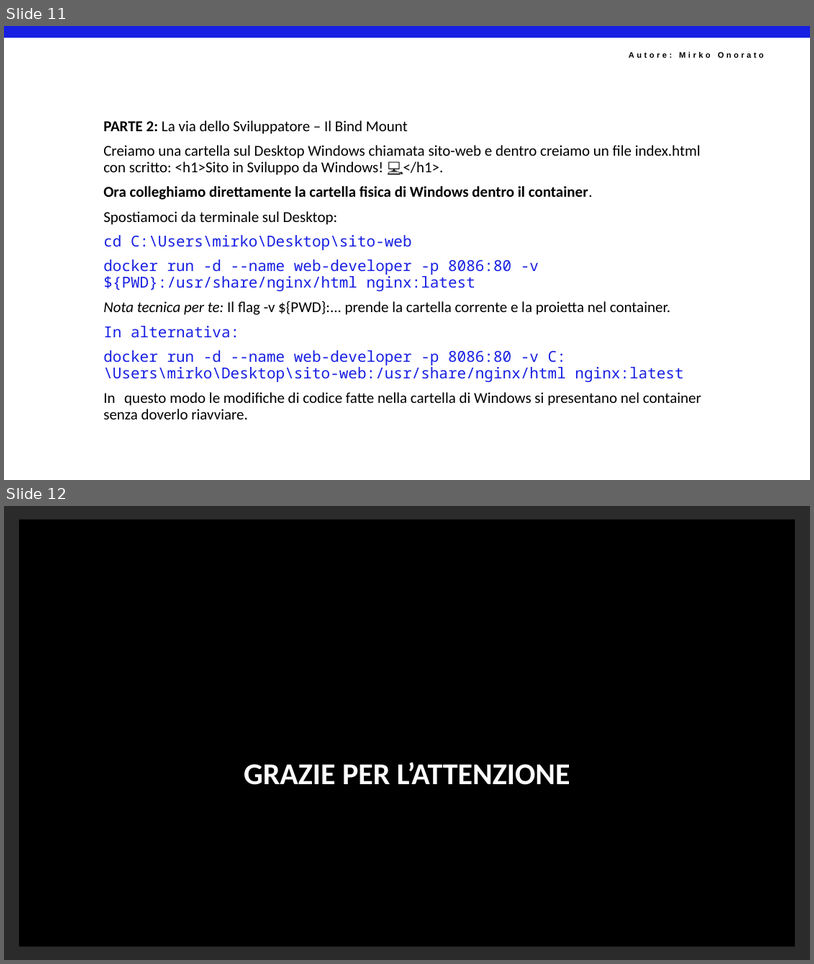
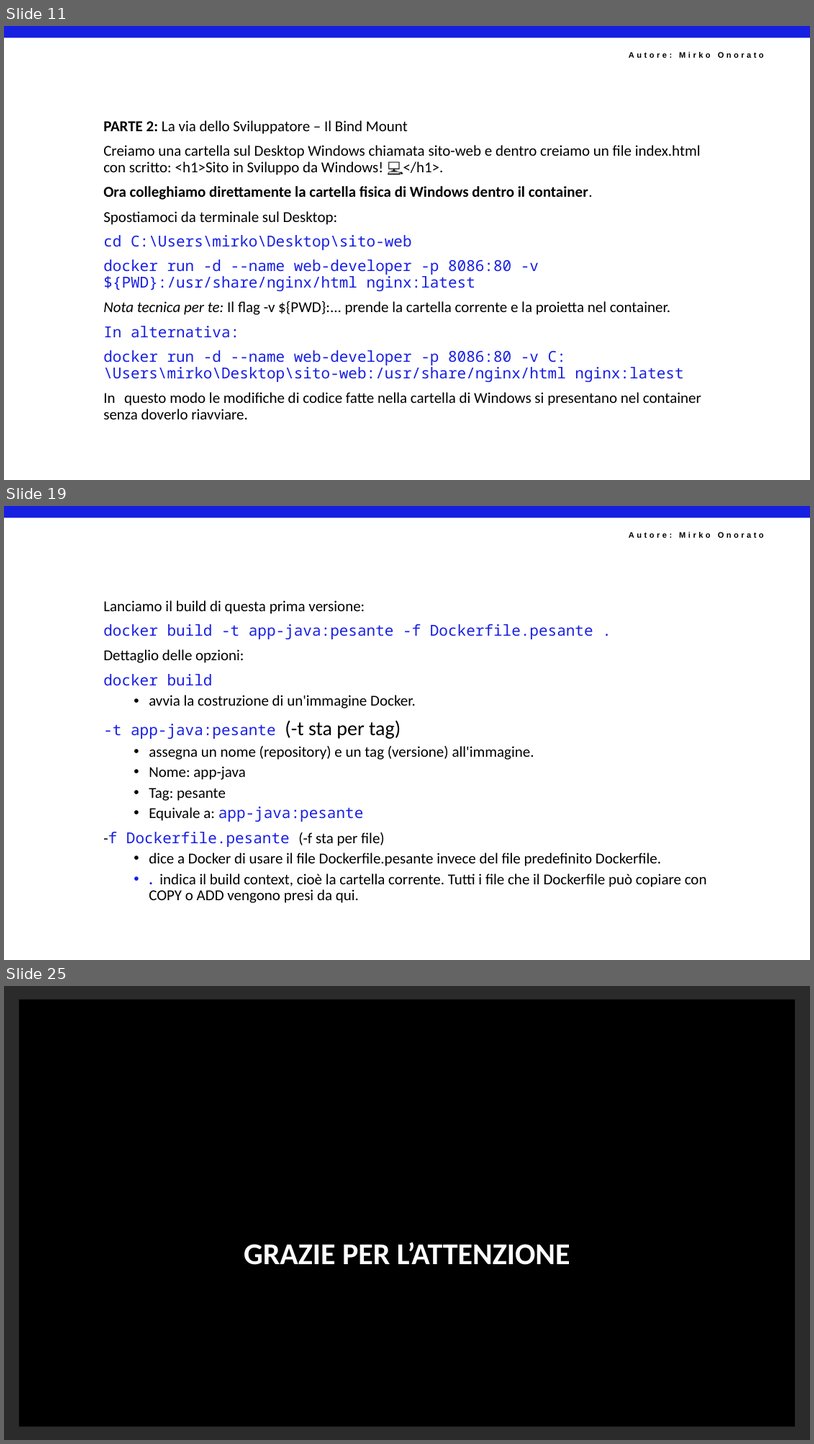
Before and after one commit to mirkoSkF/Docker-Labs, a slide deck: Raccolta esercizi - Docker Atomo.pptx. Shown one above the other, each under a label of ours: slides 11 and 12 before the commit, slides 11, 19 and 25 after it; the slides between them are not shown. The pictures are 814x964 and 814x1444 pixels, drawn with LibreOffice and Linux fonts; fonts in the diff are those of the drawing; background and template pictures are left out; a plain dark background stands for a picture behind light text. Boxes give left, top, right and bottom in pixels: in the first picture for what was removed or moved away, otherwise in the second. Text is boxed around its words. In the diff, an @@ line names an element or a change of style, - is before the commit and + after.

```diff
--- a/Raccolta esercizi - Docker Atomo.pptx
+++ b/Raccolta esercizi - Docker Atomo.pptx
@@ slide 19 added at bbox=[4, 506, 810, 960], background #FFFFFF; not listed: 2 template elements that a slide beside it also shows @@
@@ text added at bbox=[103, 600, 707, 903], 18 pt, text #000000 @@
+Lanciamo il build di questa prima versione:
+docker build -t app-java:pesante -f Dockerfile.pesante .
+Dettaglio delle opzioni:
+docker build
+  • avvia la costruzione di un'immagine Docker.
+-t app-java:pesante (-t sta per tag)
+  • assegna un nome (repository) e un tag (versione) all'immagine.
+  • Nome: app-java
+  • Tag: pesante
+  • Equivale a: app-java:pesante
+-f Dockerfile.pesante (-f sta per file)
+  • dice a Docker di usare il file Dockerfile.pesante invece del file predefinito Dockerfile.
+  • . indica il build context, cioè la cartella corrente. Tutti i file che il Dockerfile può copiare con COPY o ADD vengono presi da qui.
@@ what was slide 12 is now slide 25 @@
```
Also in this commit, not shown: 2 slides changed, 12 other slides added.
